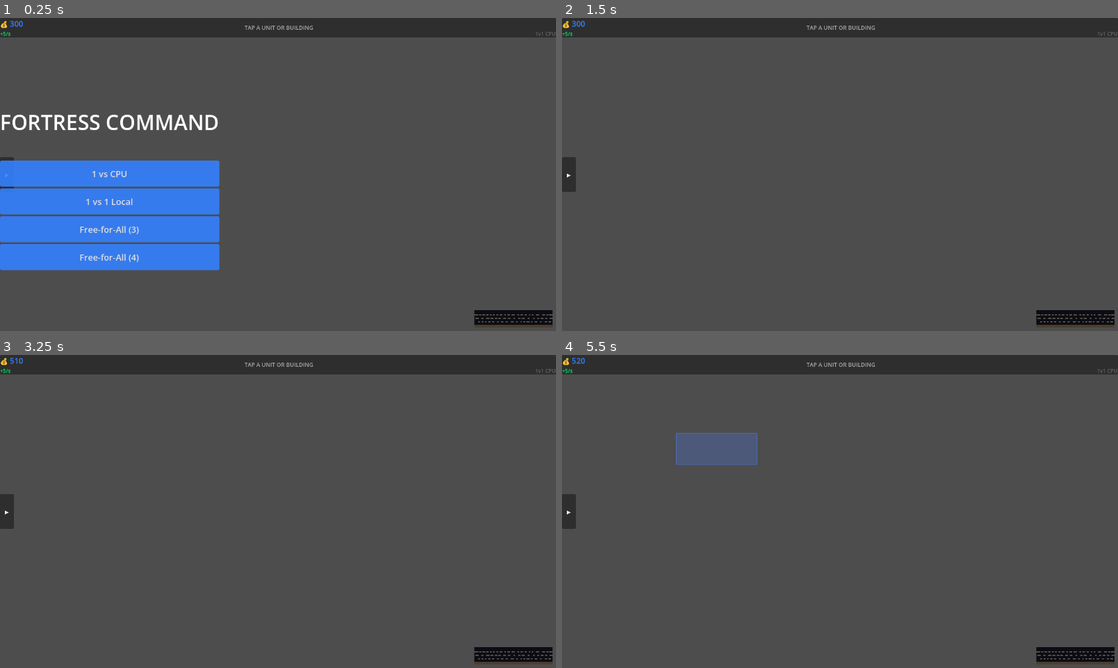
Above: before the commit, frames 1-4 (two rows, left to right).
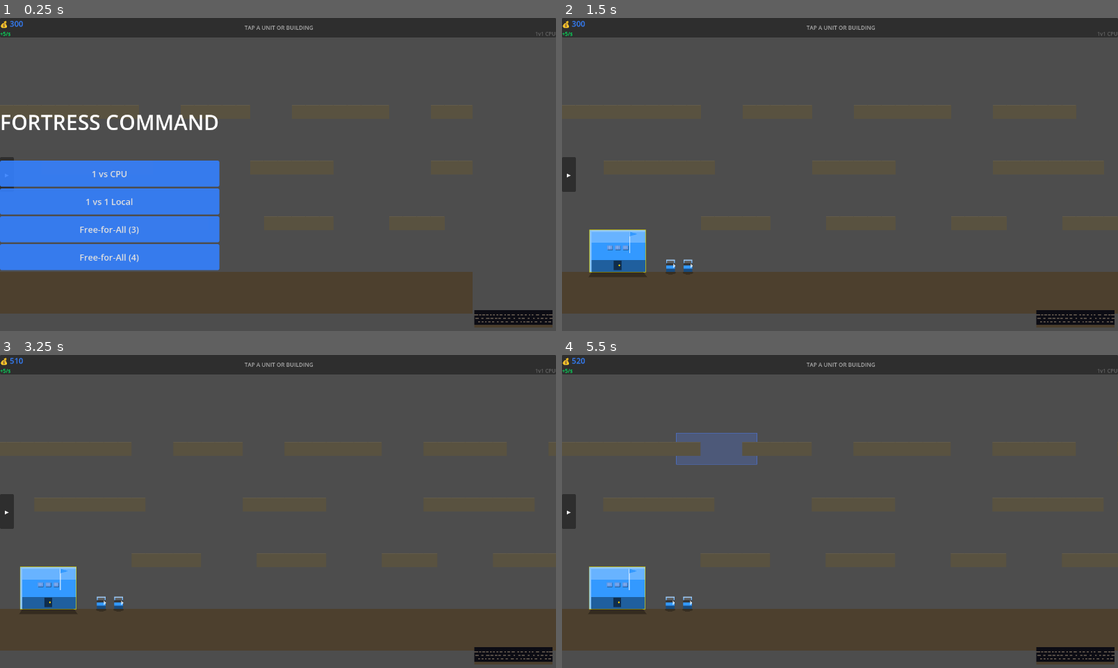
Above: after the commit, the same moments.

Repository: infinitybiscuit/fortress-command
Game: Godot game, scene res://scenes/game/game_scene.tscn
Two runs of this game, one before a commit and one after it. Both use one fixed random seed, a clock stepped at 60 frames per second and the inputs below.
Inputs (mouse positions are in pixels of both pictures, inside the frame that each line leads up to):
- Up to frame 1 (0.25 s): no input
- Up to frame 2 (1.5 s): click "▸" at 0.5 s; tap A at 1.25 s; move the mouse to (962, 158) at 1.27 s; hold Right (ui_right) from 1.28 s (still down); click (962, 158) at 1.42 s
- Up to frame 3 (3.25 s): release Right (ui_right) at 2 s; tap A at 2, 2.75 s; drag from (166, 527) to (250, 574) at 2.02 s; move the mouse to (333, 442) at 2.77 s; hold Right (ui_right) from 2.78 s (still down)
- Up to frame 4 (5.5 s): release Right (ui_right) at 3.5 s; tap A at 3.5, 4.25, 5 s; drag from (812, 574) to (673, 464) at 3.52 s; move the mouse to (1006, 558) at 4.27 s; hold Left (ui_left) 4.28-5 s; drag from (673, 464) to (756, 433) at 5.02 s

The runs differ from the first frame. In frame 1, 11% of the frame differs, in the area x 0-85%, y 81-95%; in frame 2, 15%; in frame 3, 15%; in frame 4, 15%, in the area x 0-100%, y 27-95%.
Error before the commit: Parse Error: Invalid argument for "_lerp_color()" function: argument 1 should be "Array" but is "Color". (res://scripts/autoload/game_renderer.gd:427)

Commit message:
Fix: _lerp_color expects Array not Color, convert pc to [r,g,b] array

Diff:
--- a/godot/scripts/autoload/game_renderer.gd
+++ b/godot/scripts/autoload/game_renderer.gd
@@ -424,7 +424,7 @@
 		var px: float = deck_rect.position.x + i * (plank_w + plank_gap)
 		if px + plank_w > deck_rect.end.x:
 			break
-		canvas.draw_rect(Rect2(px, deck_rect.position.y, plank_w, deck_rect.size.y), _lerp_color(pc, [0.0, 0.0, 0.0], 0.22))
+		canvas.draw_rect(Rect2(px, deck_rect.position.y, plank_w, deck_rect.size.y), _lerp_color([pc.r, pc.g, pc.b], [0.0, 0.0, 0.0], 0.22))
 		canvas.draw_rect(Rect2(px, deck_rect.position.y, plank_w, 1), Color(1, 1, 1, 0.18))
 
 
